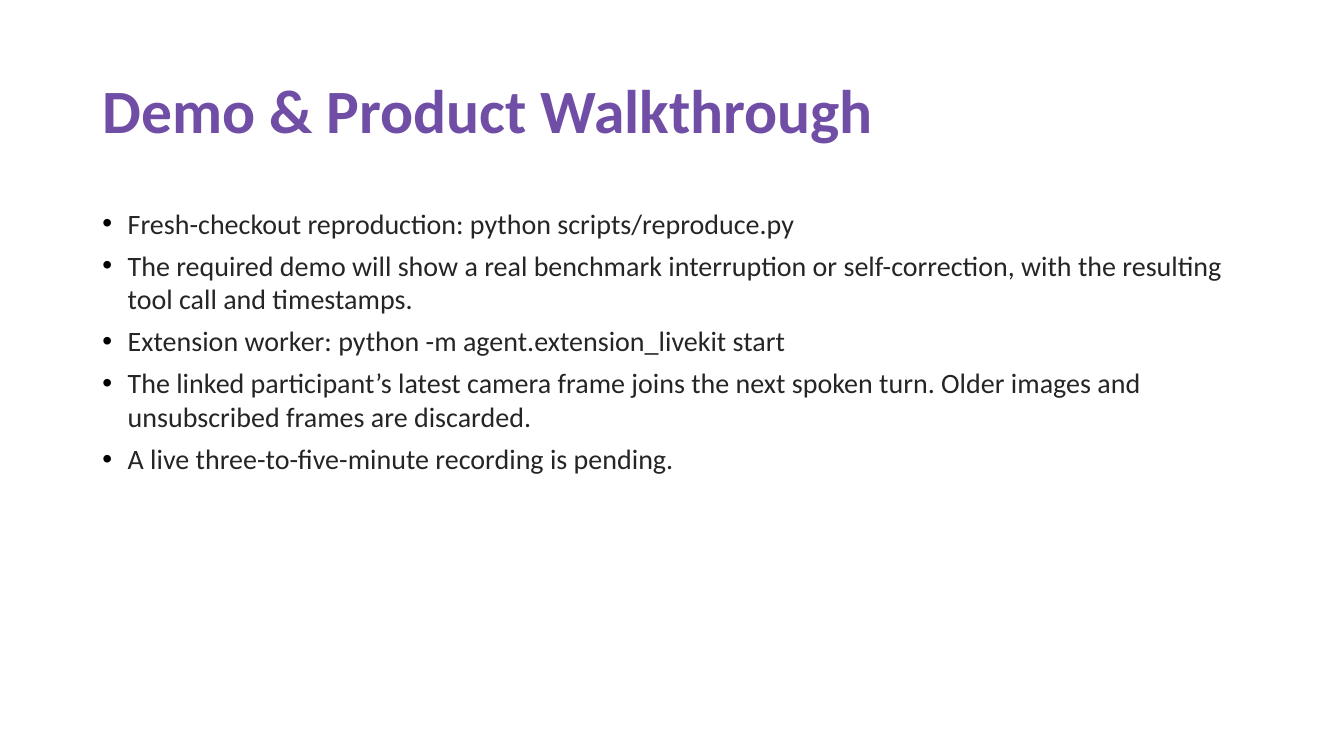
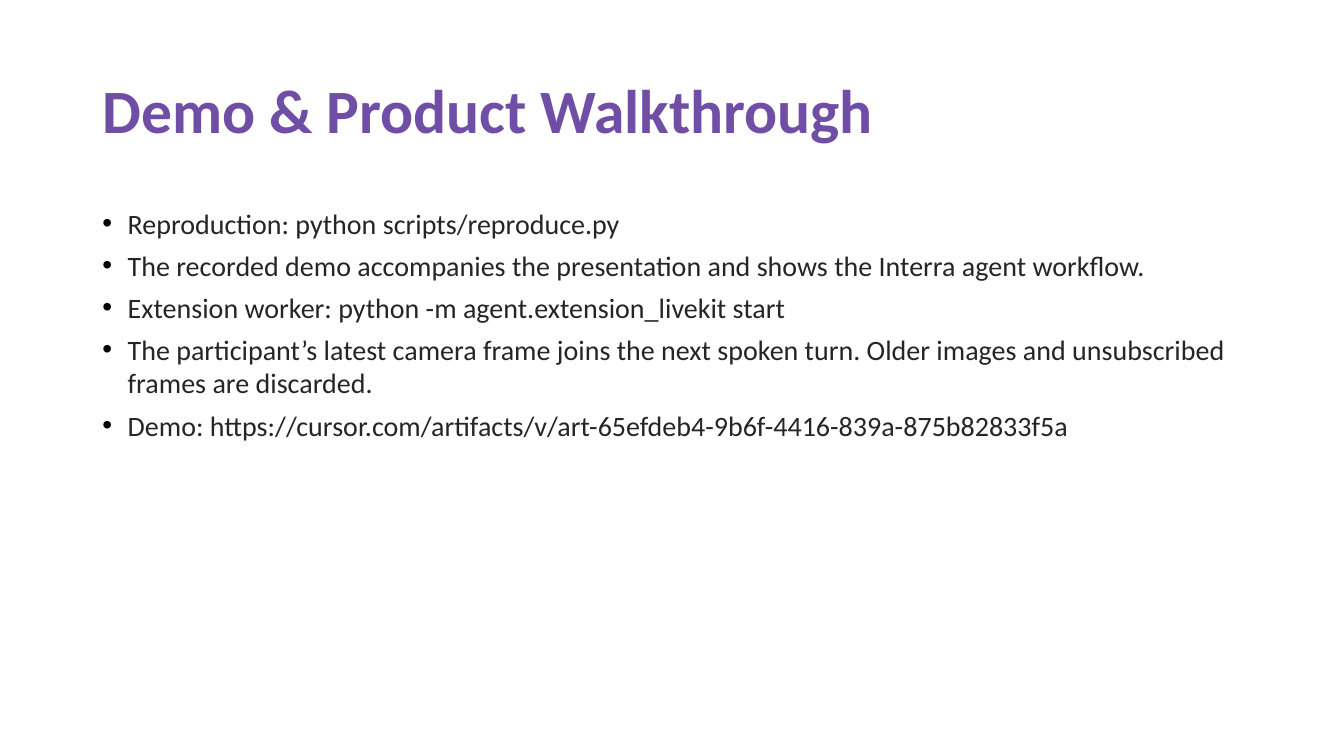
Before and after one commit to Maitri-shah29/Interra, a slide deck: slide 4 of docs/Interra_Theme05_submission.pptx. Drawn at 1344x756 pixels with LibreOffice and Linux fonts; fonts in the diff are those of the drawing. Boxes give left, top, right and bottom in pixels: in the first picture for what was removed or moved away, otherwise in the second. Text is boxed around its words. In the diff, an @@ line names an element or a change of style, - is before the commit and + after.

Commit message:
Update eight-slide results, completion text and submission links

```diff
--- a/docs/Interra_Theme05_submission.pptx
+++ b/docs/Interra_Theme05_submission.pptx
@@ text at (128,214,1145,281): text changed @@
-• Fresh-checkout reproduction: python scripts/reproduce.py
-• The required demo will show a real benchmark interruption or self-correction, with the resulting tool call and timestamps.
+• Reproduction: python scripts/reproduce.py
+• The recorded demo accompanies the presentation and shows the Interra agent workflow.
@@ text at (128,340,1224,441): text changed @@
-• The linked participant’s latest camera frame joins the next spoken turn. Older images and unsubscribed frames are discarded.
-• A live three-to-five-minute recording is pending.
+• The participant’s latest camera frame joins the next spoken turn. Older images and unsubscribed frames are discarded.
+• Demo: https://cursor.com/artifacts/v/art-65efdeb4-9b6f-4416-839a-875b82833f5a
```
Also in this commit, not shown: 3 other slides changed, 11 other files.
